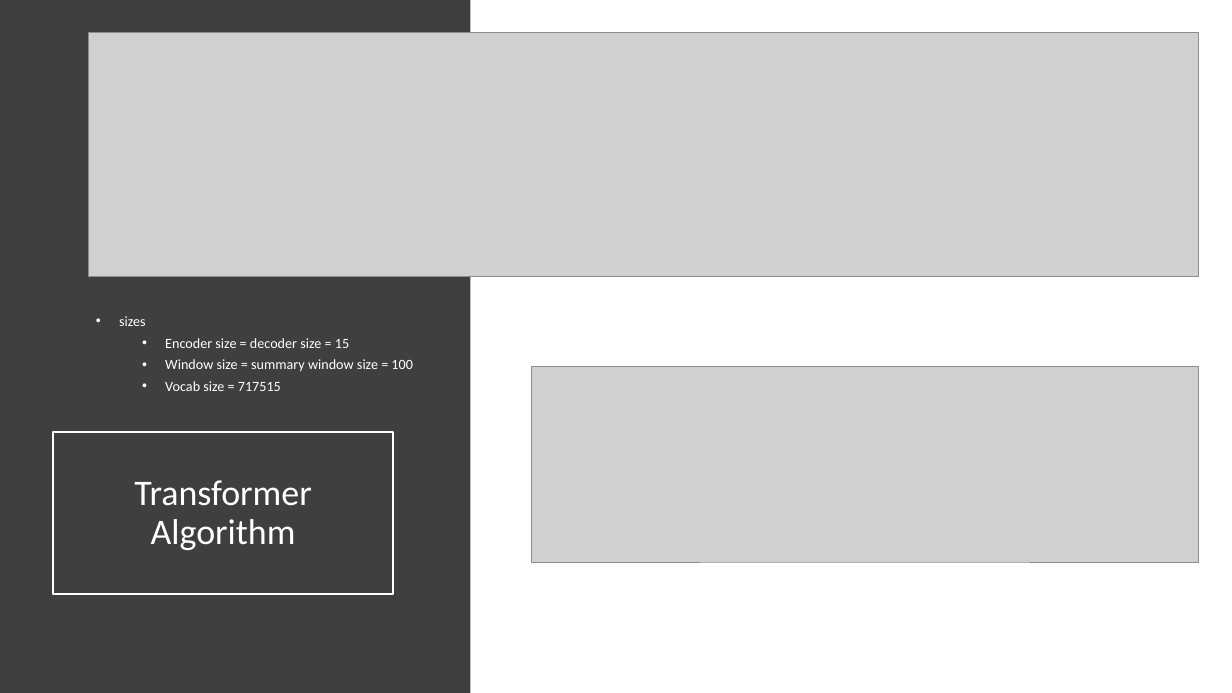
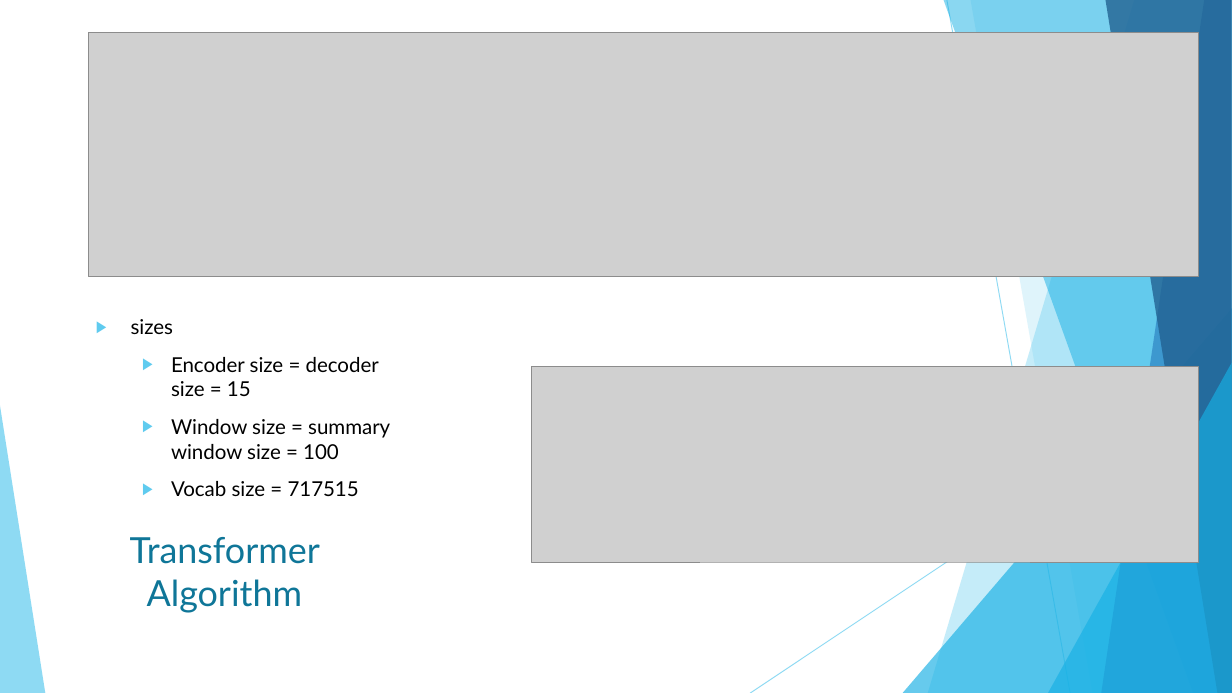
Before and after one commit to HomuraNagato/nerdy_nets, a slide deck: slide 7 of presentation/Nerdy Nets – GPT2.pptx. Drawn at 1232x693 pixels with LibreOffice and Linux fonts; fonts in the diff are those of the drawing; grey boxes stand for pictures. Boxes give left, top, right and bottom in pixels: in the first picture for what was removed or moved away, otherwise in the second. Text is boxed around its words. In the diff, an @@ line names an element or a change of style, - is before the commit and + after.

```diff
--- a/presentation/Nerdy Nets – GPT2.pptx
+++ b/presentation/Nerdy Nets – GPT2.pptx
@@ rectangle removed at (x1=0, y1=0, x2=470, y2=693) @@
@@ text "sizes" at (x1=131, y1=319, x2=390, y2=496): size 11 to 16 pt, font Calibri to Lato, text colour #FFFFFF to #000000; bullet • to ▶; line spacing 0.9 to 1; more space between paragraphs @@
@@ group added at (x1=0, y1=0, x2=1232, y2=693): 5 freeform shapes, 3 triangles, 2 lines @@
@@ title "Transformer Algorithm" moved from (x1=54, y1=433, x2=394, y2=595) to (x1=55, y1=490, x2=395, y2=653) @@
@@ title "Transformer Algorithm" at (x1=55, y1=490, x2=395, y2=653): font Calibri to Lato, text colour #FFFFFF to #0F7698; line spacing 0.9 to 1 @@
```
Also in this commit, not shown: 5 other slides changed, 8 slides added, 5 slides removed.
